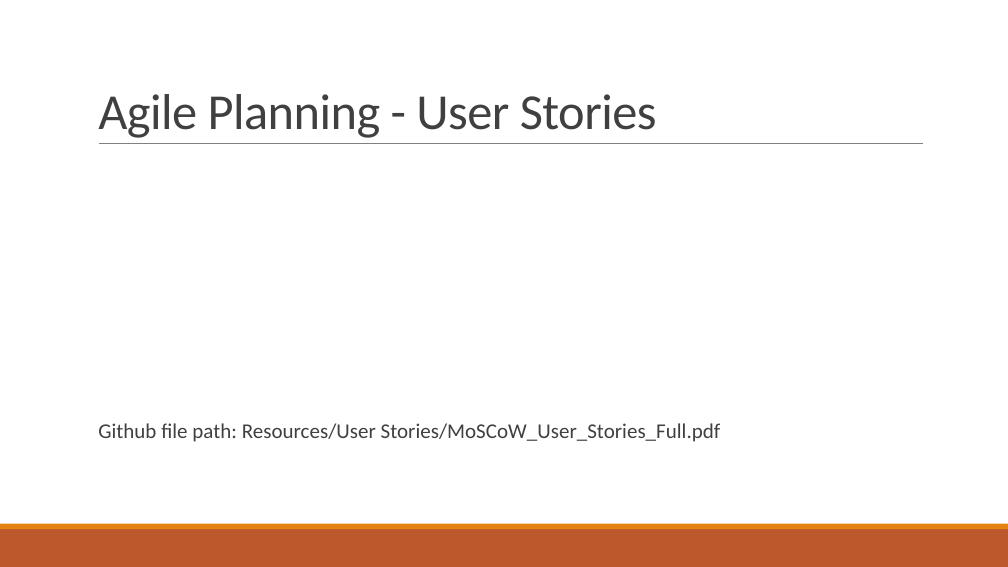
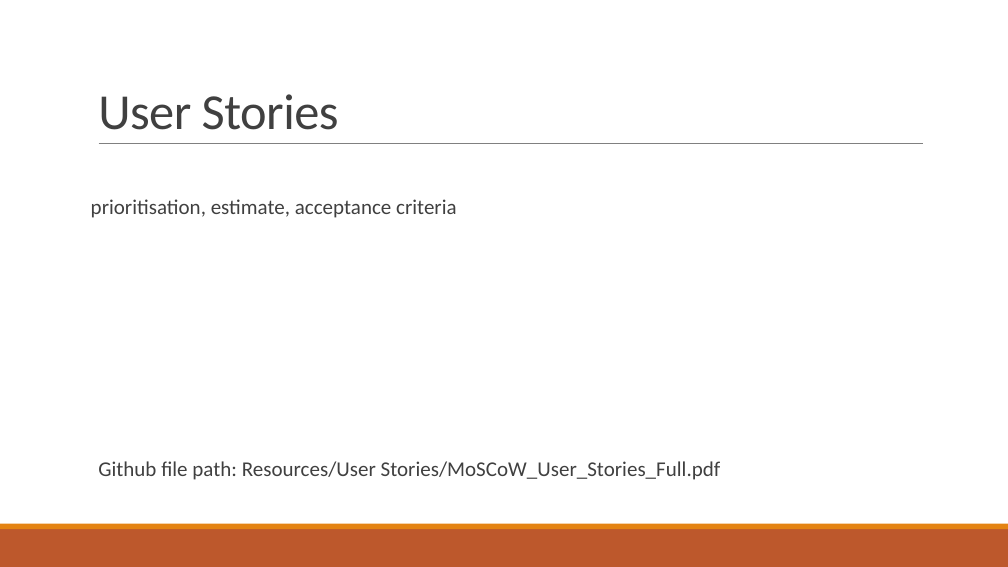
Before and after one commit to Kipkangaroo/CAB302_Project, a slide deck: slide 3 of Resources/Week 9 Video/Week 9 Video Presentation.pptx (slide 2 before the commit). Drawn at 1008x567 pixels with LibreOffice and Linux fonts; fonts in the diff are those of the drawing. Boxes give left, top, right and bottom in pixels: in the first picture for what was removed or moved away, otherwise in the second. Text is boxed around its words. In the diff, an @@ line names an element or a change of style, - is before the commit and + after.

```diff
--- a/Resources/Week 9 Video/Week 9 Video Presentation.pptx
+++ b/Resources/Week 9 Video/Week 9 Video Presentation.pptx
@@ title at (x1=98, y1=94, x2=339, y2=130): text changed @@
-Agile Planning - User Stories
+User Stories
@@ text at (x1=91, y1=199, x2=457, y2=218): paragraph added @@
+prioritisation, estimate, acceptance criteria
```
Also in this commit, not shown: 1 other slide changed, 8 slides added, 4 slides removed, 7 other files.
